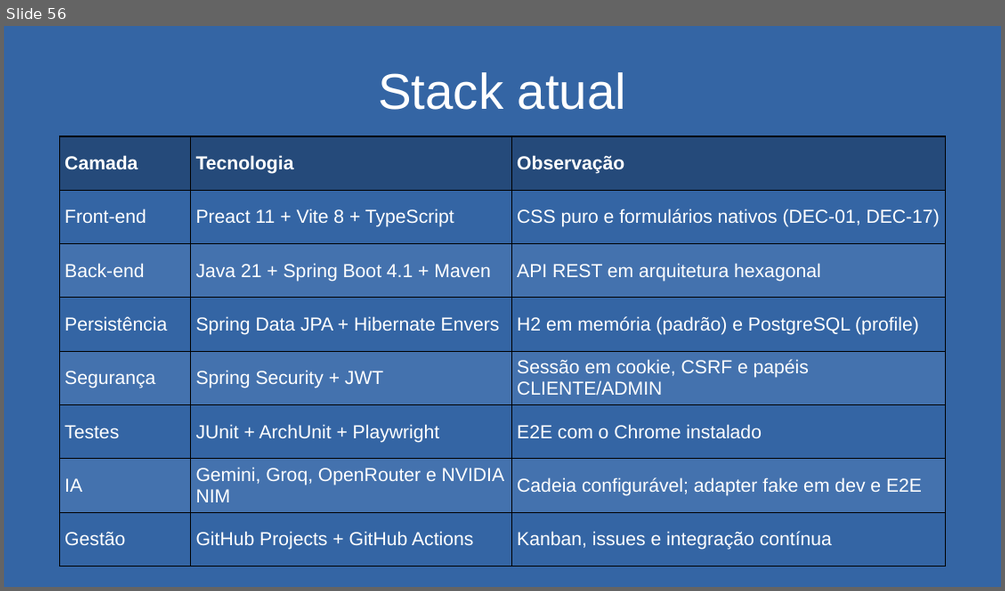
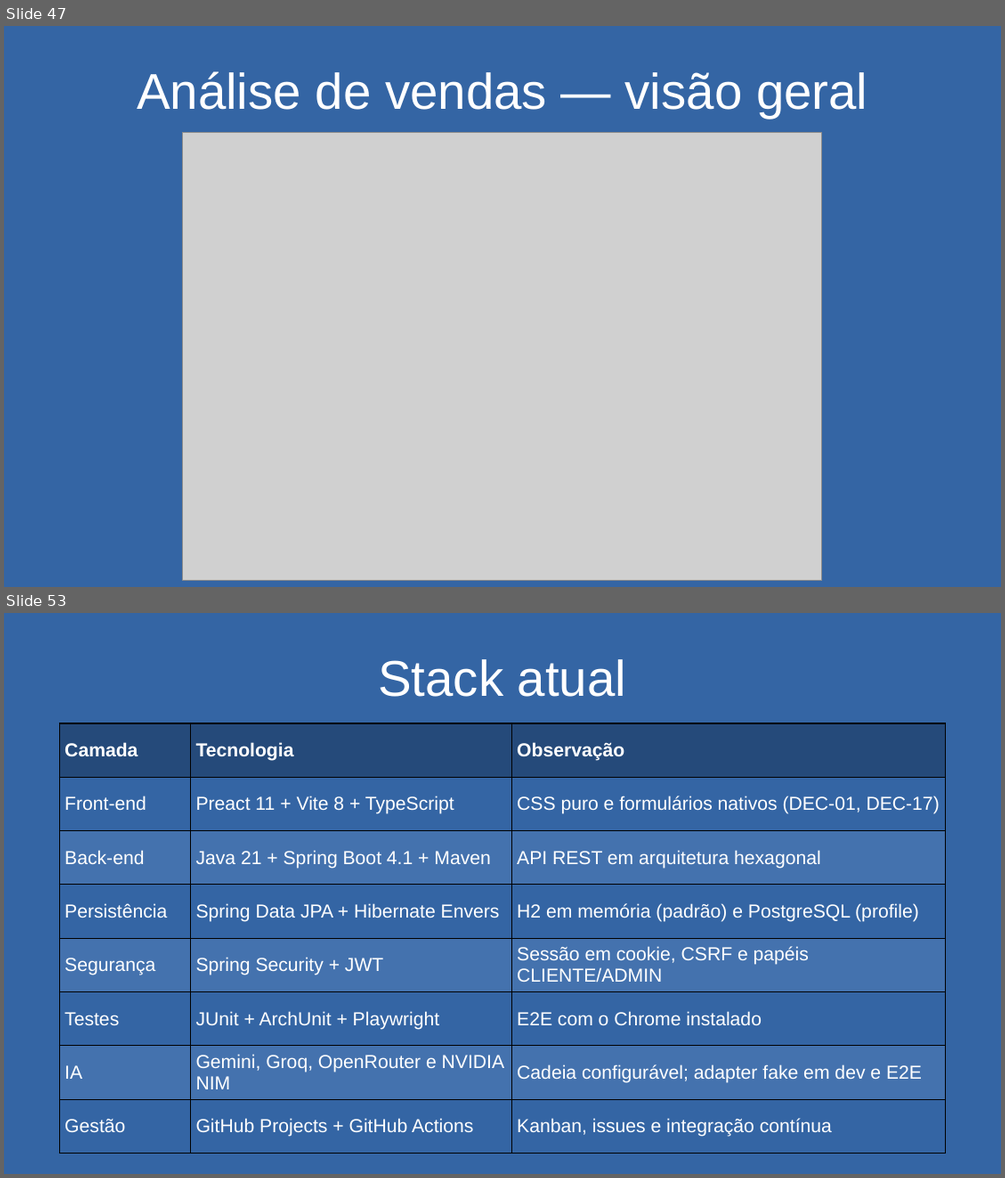
Before and after one commit to matheuskkg/les, a slide deck: docs/entregas/pptxs/24-11/24-11.pptx. Shown one above the other, each under a label of ours: slide 56 before the commit, slides 47 and 53 after it; the slides between them are not shown. The pictures are 1005x591 and 1005x1178 pixels, drawn with LibreOffice and Linux fonts; fonts in the diff are those of the drawing; grey boxes stand for pictures. Boxes give left, top, right and bottom in pixels: in the first picture for what was removed or moved away, otherwise in the second. Text is boxed around its words. In the diff, an @@ line names an element or a change of style, - is before the commit and + after.

```diff
--- a/docs/entregas/pptxs/24-11/24-11.pptx
+++ b/docs/entregas/pptxs/24-11/24-11.pptx
@@ slide 47 added at [4,26,1001,587], background #3465A4 @@
@@ text added at [137,71,867,119], 40 pt, text #FFFFFF @@
+Análise de vendas — visão geral
@@ picture added at [183,133,823,580] @@
@@ what was slide 56 is now slide 53 @@
```
Also in this commit, not shown: 12 slides changed, 11 other slides added, 4 slides removed.
